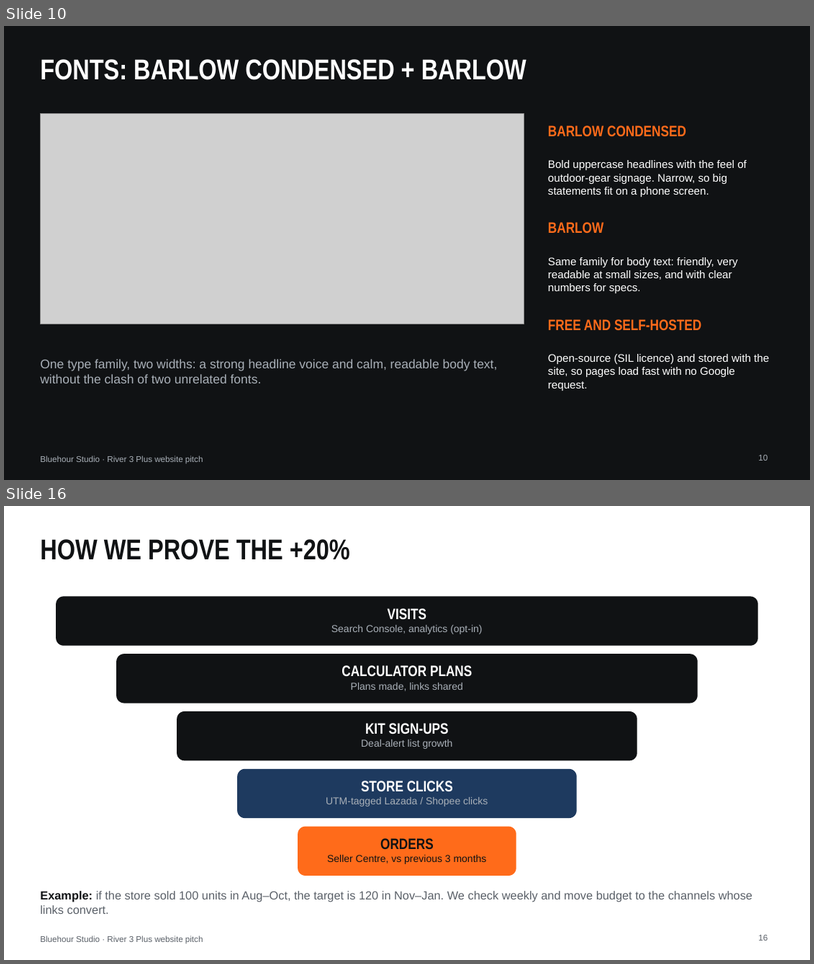
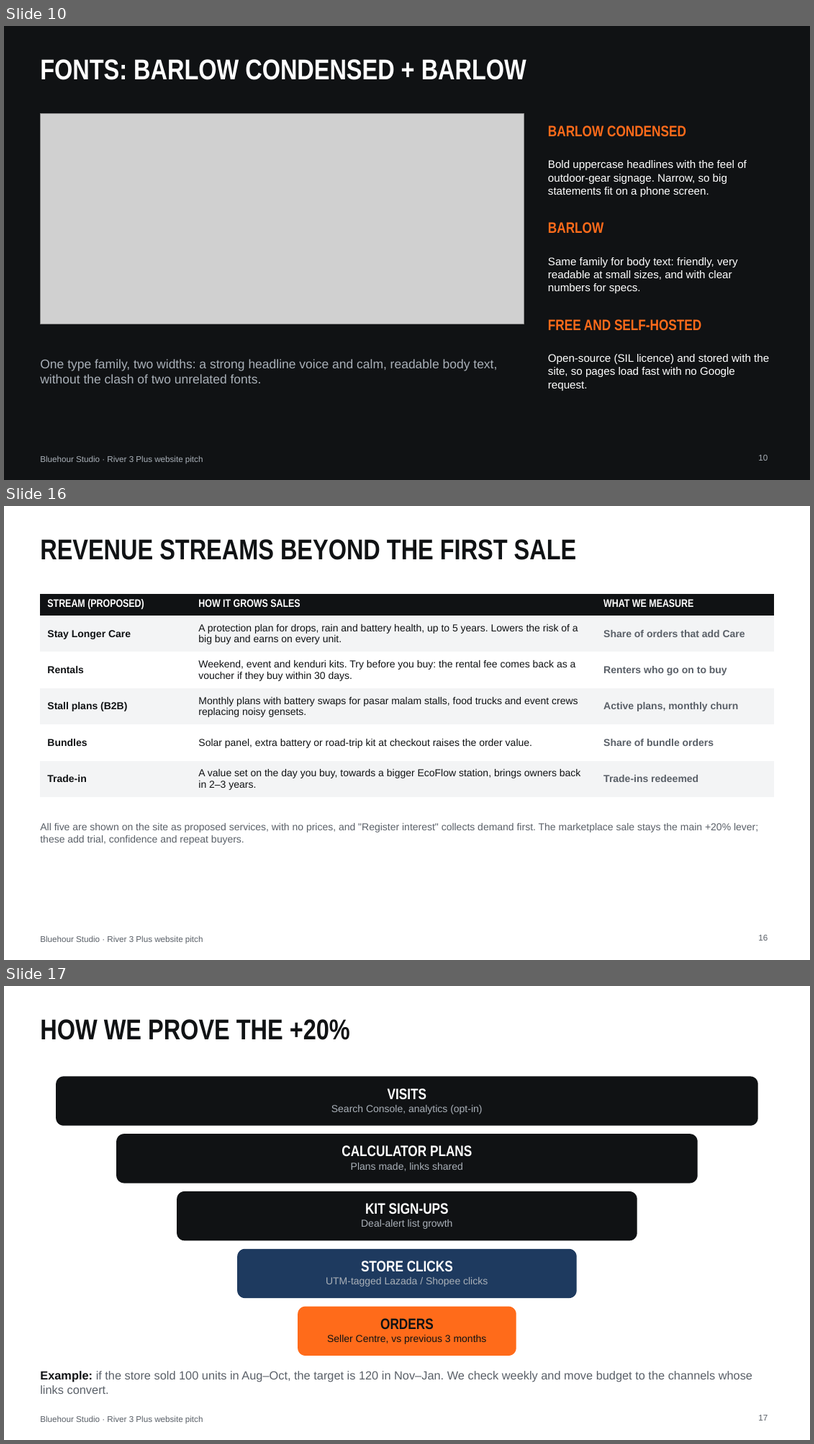
Before and after one commit to thecpinsiders/CS2024-Project-Website, a slide deck: Bluehour-Pitch-Deck.pptx. Shown one above the other, each under a label of ours: slides 10 and 16 before the commit, slides 10, 16 and 17 after it; the slides between them are not shown. The pictures are 814x964 and 814x1444 pixels, drawn with LibreOffice and Linux fonts; fonts in the diff are those of the drawing; grey boxes stand for pictures. Boxes give left, top, right and bottom in pixels: in the first picture for what was removed or moved away, otherwise in the second. Text is boxed around its words. In the diff, an @@ line names an element or a change of style, - is before the commit and + after.

```diff
--- a/Bluehour-Pitch-Deck.pptx
+++ b/Bluehour-Pitch-Deck.pptx
@@ slide 16 added at [4, 506, 810, 960], background #FFFFFF; not listed: 1 template element that a slide beside it also shows @@
@@ title added at [40, 539, 577, 560], 34 pt, text #101214, bold @@
+REVENUE STREAMS BEYOND THE FIRST SALE
@@ table added at [40, 594, 774, 797], 6 rows, 3 columns @@
+STREAM (PROPOSED) | HOW IT GROWS SALES | WHAT WE MEASURE
+Stay Longer Care | A protection plan for drops, rain and battery health, up to 5 years. Lowers the risk of a big buy and earns on every unit. | Share of orders that add Care
+Rentals | Weekend, event and kenduri kits. Try before you buy: the rental fee comes back as a voucher if they buy within 30 days. | Renters who go on to buy
+Stall plans (B2B) | Monthly plans with battery swaps for pasar malam stalls, food trucks and event crews replacing noisy gensets. | Active plans, monthly churn
+Bundles | Solar panel, extra battery or road-trip kit at checkout raises the order value. | Share of bundle orders
+Trade-in | A value set on the day you buy, towards a bigger EcoFlow station, brings owners back in 2–3 years. | Trade-ins redeemed
@@ text added at [40, 823, 759, 844], 12 pt, text #5A6068 @@
+All five are shown on the site as proposed services, with no prices, and "Register interest" collects demand first. The marketplace sale stays the main +20% lever; these add trial, confidence and repeat buyers.
@@ page number added at [759, 934, 768, 940], 10 pt, text #5A6068 @@
+16
@@ what was slide 16 is now slide 17 @@
@@ page number at [759, 1414, 768, 1420]: text changed @@
-16
+17
```
Also in this commit, not shown: 10 slides changed, 23 other files.
